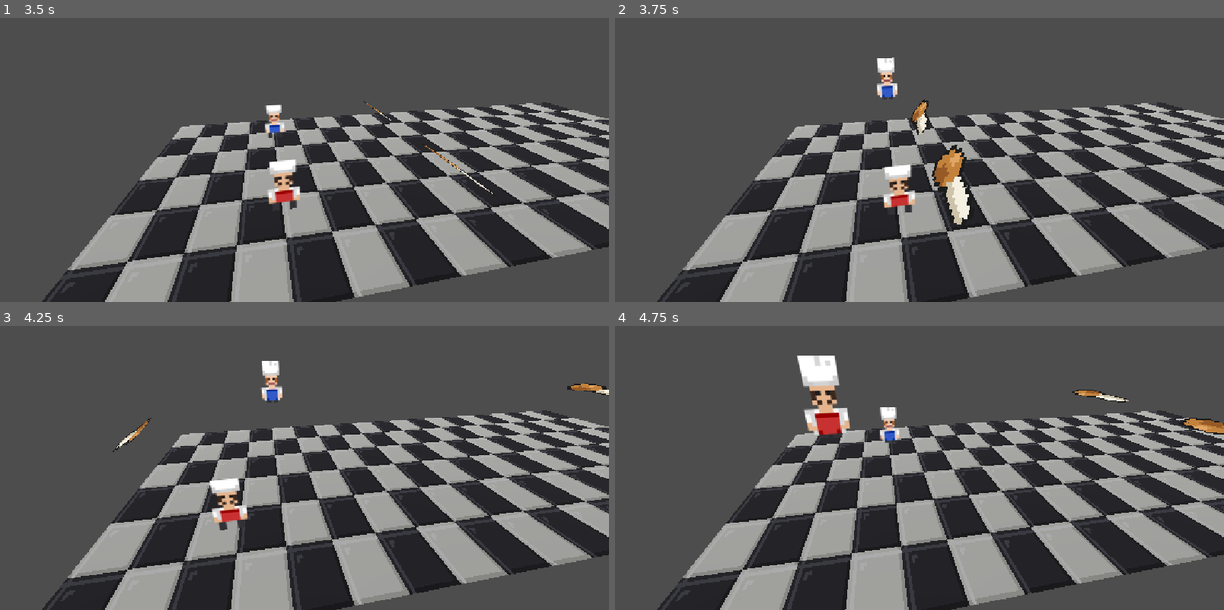
Above: before the commit, frames 1-4 (two rows, left to right).
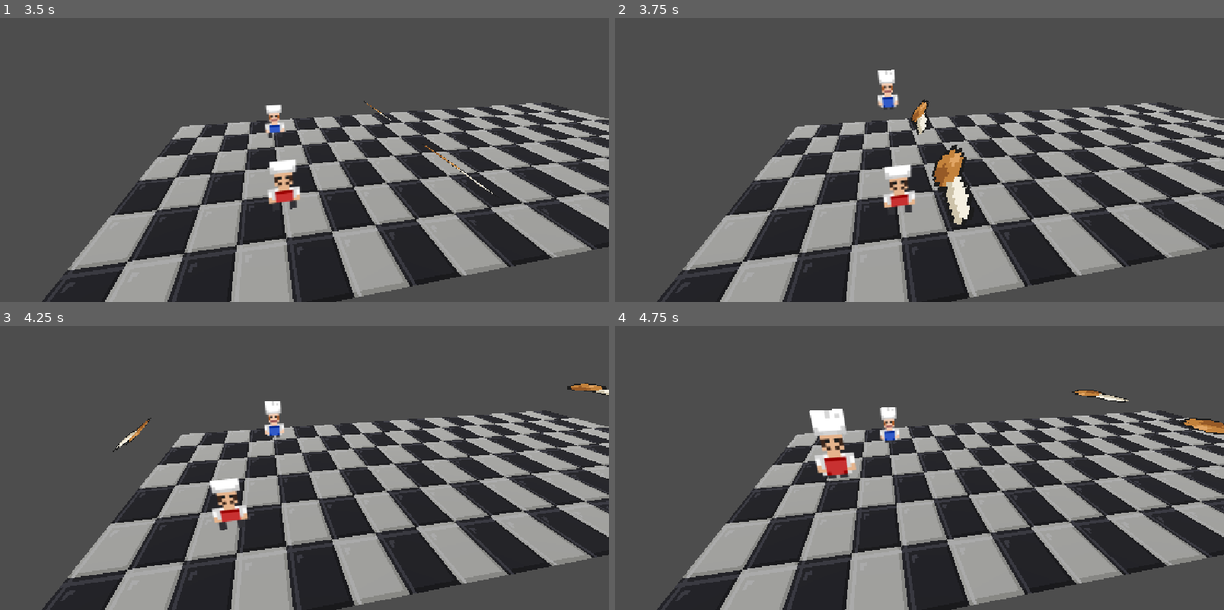
Above: after the commit, the same moments.

Repository: nyyozu/minigametest
Game: Godot game, scene res://Scenes/menu/menu_selecao.tscn
The game is run twice, just before and just after one commit, with the same random seed, the same clock (stepped at 60 frames per second) and the same inputs.
Inputs:
- Up to frame 1 (3.5 s): click "Obstacle" at 0.5 s; tap Enter at 1.25 s; hold Right (ui_right) 1.28-2.03 s; tap A (A) at 1.35 s; tap Space (space) at 2 s; hold Down (ui_down) 2.03-2.78 s; tap D (D) at 2.1 s; hold Right (ui_right) from 2.78 s (still down); hold S (S) from 2.78 s (still down)
- Up to frame 2 (3.75 s): release Right (ui_right) at 3.53 s; release S (S) at 3.53 s; hold Up (ui_up) from 3.53 s (still down); tap Tab (TAB) at 3.6 s
- Up to frame 3 (4.25 s): keep holding Up (ui_up)
- Up to frame 4 (4.75 s): release Up (ui_up) at 4.28 s; hold Left (ui_left) from 4.28 s (still down); hold W (W) from 4.28 s (still down)

Frame 1 is identical in both runs. In frame 2, 0.5% of the frame differs, in the area x 43-47%, y 13-33%; in frame 3, 0.7%; in frame 4, 2.3%, in the area x 29-44%, y 10-54%.

Commit message:
Corrigido tamanho do pulo dos jogadores para evitar que apenas pulem infinitamente para desviar

Diff:
--- a/Scripts/p_1_obstacle.gd
+++ b/Scripts/p_1_obstacle.gd
@@ -1,6 +1,6 @@
 extends CharacterBody3D
 
-const JUMP_VELOCITY = 4.5
+const JUMP_VELOCITY = 3.5
 const EMPURRAO = 0.6
 
 @onready var colisao_normal: CollisionShape3D = $CollisionUp
--- a/Scripts/p_2_obstacle.gd
+++ b/Scripts/p_2_obstacle.gd
@@ -1,6 +1,6 @@
 extends CharacterBody3D
 
-const JUMP_VELOCITY = 4.5
+const JUMP_VELOCITY = 3.5
 const EMPURRAO = 0.6
 
 @onready var colisao_normal: CollisionShape3D = $CollisionUp
